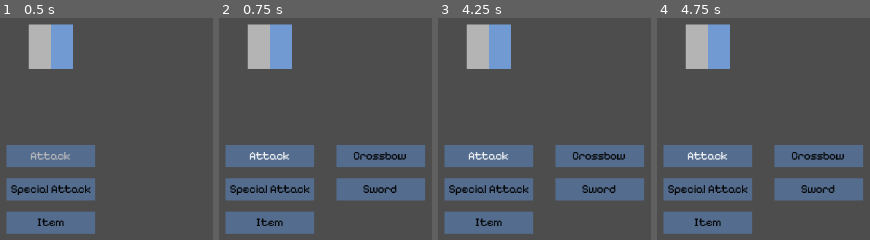
Above: before the commit, frames 1-4 (left to right).
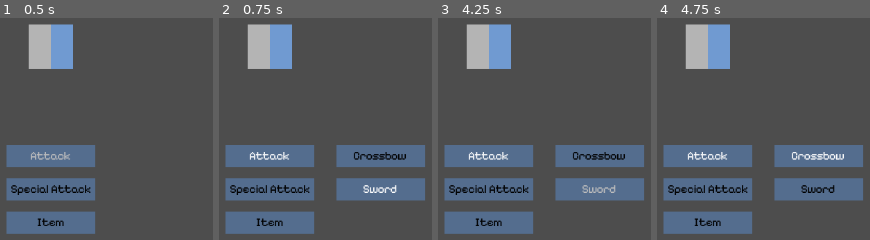
Above: after the commit, the same moments.

Repository: amoxley-developer/gothic-rpg
Game: Godot game, scene res://scenes/battle.tscn
Two runs of this game, one before a commit and one after it. Both use one fixed random seed, a clock stepped at 60 frames per second and the inputs below. The project has no main scene, so this scene is started directly.
Inputs (mouse positions are in pixels of both pictures, inside the frame that each line leads up to):
- Up to frame 1 (0.5 s): no input
- Up to frame 2 (0.75 s): tap Enter at 0.5 s; move the mouse to (outside the picture) at 0.52 s; hold Up (ui_up) from 0.53 s (still down); click (outside the picture) at 0.6 s
- Up to frame 3 (4.25 s): click (outside the picture) at 1.25 s; move the mouse to (outside the picture) at 1.27 s; click (outside the picture) at 1.35 s; click (outside the picture) at 2 s; move the mouse to (outside the picture) at 2.02 s; release Up (ui_up) at 2.03 s; hold Down (ui_down) from 2.03 s (still down); click (outside the picture) at 2.1 s; click (outside the picture) at 2.75 s; move the mouse to (outside the picture) at 2.77 s; click (outside the picture) at 2.85 s; click (outside the picture) at 3.5 s; move the mouse to (outside the picture) at 3.52 s; click (outside the picture) at 3.6 s; right-click (outside the picture) at 4.15 s
- Up to frame 4 (4.75 s): move the mouse to (outside the picture) at 4.27 s; release Down (ui_down) at 4.28 s; hold Up (ui_up) from 4.28 s (still down); click (outside the picture) at 4.35 s

Frame 1 is identical in both runs. In frame 2, 0.3% of the frame differs, in the area x 67-84%, y 75-79%; in frame 3, 0.3%; in frame 4, 0.5%, in the area x 63-88%, y 60-64%.

Commit message:
create the sub menu highlighting logic

Diff:
--- a/scripts/scenes/player_ui.gd
+++ b/scripts/scenes/player_ui.gd
@@ -12,6 +12,8 @@
 @export var menu_items_resources: Array[BattleMenuItem]
 var menu_items: Array[BattleMenuItemBar]
 var sub_menu_items: Array[BattleMenuItemBar]
+var current_sub_menu_item_idx := 0
+var current_sub_menu_item: BattleMenuItemBar
 var current_menu_item: BattleMenuItemBar
 var current_menu_item_idx := 0
 
@@ -20,7 +22,7 @@
 func _ready() -> void:
 	placeholderLabel.visible = false
 	create_menu_items()
-	highlight_current_menu_item(current_menu_item_idx)
+	set_menu_status(null, current_menu_item)
 
 func _process(_delta: float) -> void:
 	if Input.is_action_just_pressed("accept") or Input.is_action_just_pressed("cancel"):
@@ -34,34 +36,51 @@
 			States.UNSELECTED:
 				current_menu_item.set_menu_label(Enums.MenuItemState.ACTIVE)
 				create_sub_menu_items()
+				set_menu_status(null, current_sub_menu_item)
+			States.SUBMENU_OPENED:
+				current_sub_menu_item.set_menu_label(Enums.MenuItemState.ACTIVE)
 		set_state(state+1)
 	if Input.is_action_just_pressed("cancel") and state != States.UNSELECTED:
 		match state:
 			States.SUBMENU_OPENED:
 				current_menu_item.set_menu_label(Enums.MenuItemState.HIGHLIGHTED)
+				current_sub_menu_item_idx = 0
 				delete_sub_menu_items()
+			States.SELECTED:
+				current_sub_menu_item.set_menu_label(Enums.MenuItemState.HIGHLIGHTED)
 		set_state(state-1)
 
 func handle_menu_navigation() -> void:
-	if state == States.UNSELECTED:
-		var menu_items_size = menu_items.size()
-		if Input.is_action_just_pressed('ui_up'):
-				if current_menu_item_idx == 0:
-					current_menu_item_idx = menu_items_size - 1
-				else:
-					current_menu_item_idx -= 1
-		elif Input.is_action_just_pressed('ui_down'):
-			current_menu_item_idx += 1
-			if current_menu_item_idx == menu_items_size:
-				current_menu_item_idx = 0
-		highlight_current_menu_item(current_menu_item_idx)
+	match state:
+		States.UNSELECTED:
+			var prev_menu_item = current_menu_item
+			var menu_items_size = menu_items.size()
+			current_menu_item_idx = get_menu_idx(current_menu_item_idx, menu_items_size)
+			current_menu_item = menu_items[current_menu_item_idx]
+			set_menu_status(prev_menu_item, current_menu_item)
+		States.SUBMENU_OPENED:
+			var prev_sub_menu_item = current_sub_menu_item
+			var sub_menu_items_size = sub_menu_items.size()
+			current_sub_menu_item_idx = get_menu_idx(current_sub_menu_item_idx, sub_menu_items_size)
+			current_sub_menu_item = sub_menu_items[current_sub_menu_item_idx]
+			set_menu_status(prev_sub_menu_item, current_sub_menu_item)
 
-func highlight_current_menu_item(idx: int) -> void:
-	if (current_menu_item != null):
-		current_menu_item.set_menu_label(Enums.MenuItemState.INACTIVE)
+func get_menu_idx(current_idx: int, menu_size: int) -> int:
+	if Input.is_action_just_pressed('ui_up'):
+		if current_idx == 0:
+			current_idx = menu_size - 1
+		else:
+			current_idx -= 1
+	elif Input.is_action_just_pressed('ui_down'):
+		current_idx += 1
+		if current_idx == menu_size:
+			current_idx = 0
+	return current_idx
 
-	current_menu_item = menu_items[idx]
-	current_menu_item.set_menu_label(Enums.MenuItemState.HIGHLIGHTED)
+func set_menu_status(prev_menu_item: BattleMenuItemBar, curr_menu_item: BattleMenuItemBar) -> void:
+	if prev_menu_item:
+		prev_menu_item.set_menu_label(Enums.MenuItemState.INACTIVE)
+	curr_menu_item.set_menu_label(Enums.MenuItemState.HIGHLIGHTED)
 
 func set_state(new_state: States) -> void:
 	var previous_state := state
@@ -72,13 +91,14 @@
 func create_menu_items() -> void:
 	var y_pos := 0
 	for menu_resource in menu_items_resources:
+		# WARNING create a shared function here
 		var battle_menu_item_bar: BattleMenuItemBar = battleMenuItemBarScn.instantiate()
 		battle_menu_item_bar.menu_resource = menu_resource
-		# create a shared function here
 		battle_menu_item_bar.position = Vector2(0, y_pos)
 		menu_items.append(battle_menu_item_bar)
 		add_child(battle_menu_item_bar)
 		y_pos += MENU_HEIGHT + 8
+	current_menu_item = menu_items[current_menu_item_idx]
 
 func create_sub_menu_items() -> void:
 	var y_pos := 0
@@ -89,8 +109,10 @@
 		sub_menu_items.append(sub_battle_menu_item_bar)
 		add_child(sub_battle_menu_item_bar)
 		y_pos += MENU_HEIGHT + 8
+	current_sub_menu_item = sub_menu_items[current_sub_menu_item_idx]
 
 func delete_sub_menu_items() -> void:
 	for sub_menu_item in sub_menu_items:
 		sub_menu_item.queue_free()
 	sub_menu_items = []
+	current_sub_menu_item = null
